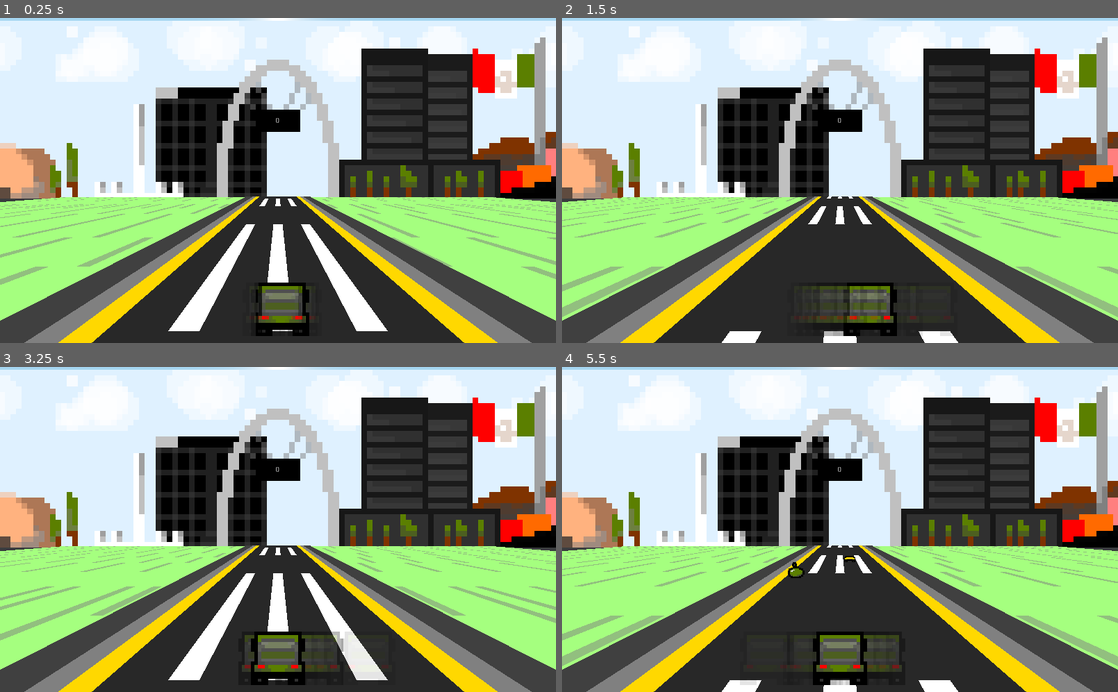
Above: before the commit, frames 1-4 (two rows, left to right).
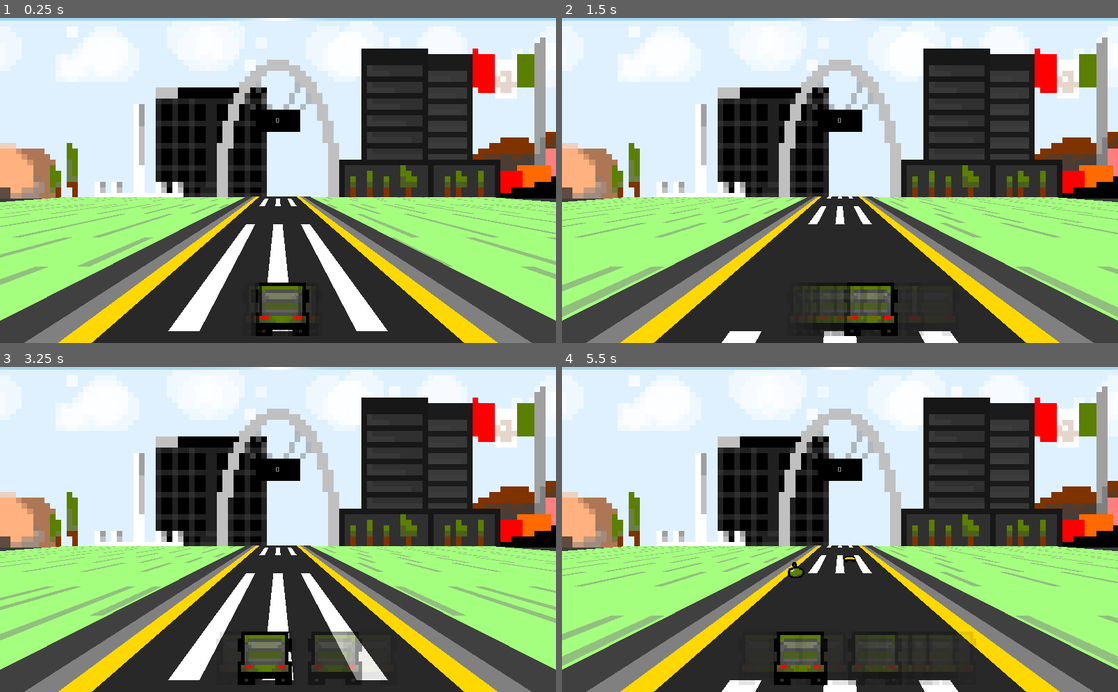
Above: after the commit, the same moments.

Repository: ClarkThyLord/Speed-Trash
Game: Godot game, scene res://src/game/game.tscn
Same seed, same stepped clock (60 frames per second), same inputs: the game is played once before the commit and once after it.
Inputs:
- Up to frame 1 (0.25 s): no input
- Up to frame 2 (1.5 s): hold Right (ui_right) 0.53-1.28 s; hold Space (action_break) 0.53-1.28 s; hold Left (ui_left) from 1.28 s (still down); tap Space (action_break) at 1.35 s
- Up to frame 3 (3.25 s): release Left (ui_left) at 2.03 s; hold Right (ui_right) 2.03-2.78 s; hold Space (action_break) 2.03-2.78 s; hold Shift (action_accelerate) from 2.78 s (still down); tap Space (action_break) at 2.85 s
- Up to frame 4 (5.5 s): release Shift (action_accelerate) at 3.53 s; hold Space (action_break) 3.53-4.28 s; hold Left (ui_left) from 3.53 s (still down); tap Space (action_break) at 4.35 s; hold Space (action_break) from 5.03 s (still down)

The runs differ from the first frame. In frame 1, less than 0.1% of the frame differs, in the area x 46-54%, y 81-94%; in frame 2, less than 0.1%; in frame 3, 1.9%; in frame 4, 2.6%, in the area x 31-75%, y 81-98%.

Commit message:
best move state and hash
Clark was here :V

Diff:
--- a/src/garbage_truck/garbage_truck.gd
+++ b/src/garbage_truck/garbage_truck.gd
@@ -78,26 +78,28 @@
 			clamp(translation.x + speed * delta, -6.0, 6.0),
 			clamp(translation.x + -speed * delta, -6.0, 6.0),
 		]
+		for i in range(moves.size()):
+			moves[i] = stepify(moves[i], 0.01)
 
 		var best_move = -INF
 		var best_move_hash
+
 		var best_move_value = -INF
-
 		for move in moves:
-			move = stepify(move, 0.01)
 			var move_state = str(move) + state
 			var move_hash := hash(move_state)
 			var move_value : float = q_table.get(move_hash, -INF)
 			if move_value > best_move_value:
 				best_move = move
-				best_move_hash = move_hash
 				best_move_value = move_value
 
 		var exploration_rate := 0.2
 		if best_move == -INF or \
 				randf() <= exploration_rate:
 			best_move = moves[randi() % moves.size()]
-			best_move_hash = hash(str(best_move) + state)
+
+		var best_move_state = str(best_move) + state
+		best_move_hash = hash(best_move_state)
 
 		translation.x = best_move
 		_moves.append(best_move_hash)
--- a/src/map/training_trucks/training_trucks.gd
+++ b/src/map/training_trucks/training_trucks.gd
@@ -4,7 +4,7 @@
 
 
 ## Exported Variables
-export(int, 1, 100) var trucks := 10
+export(int, 0, 100) var trucks := 10
 
 
 
